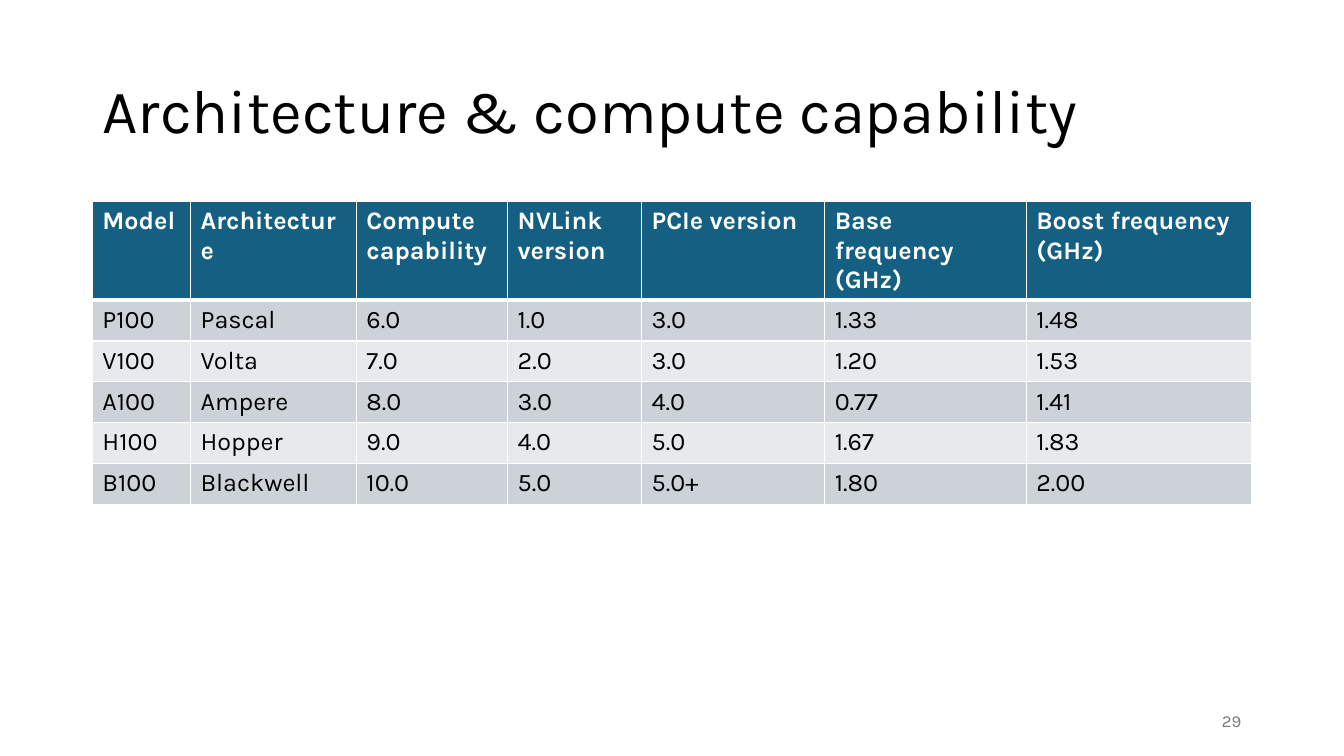
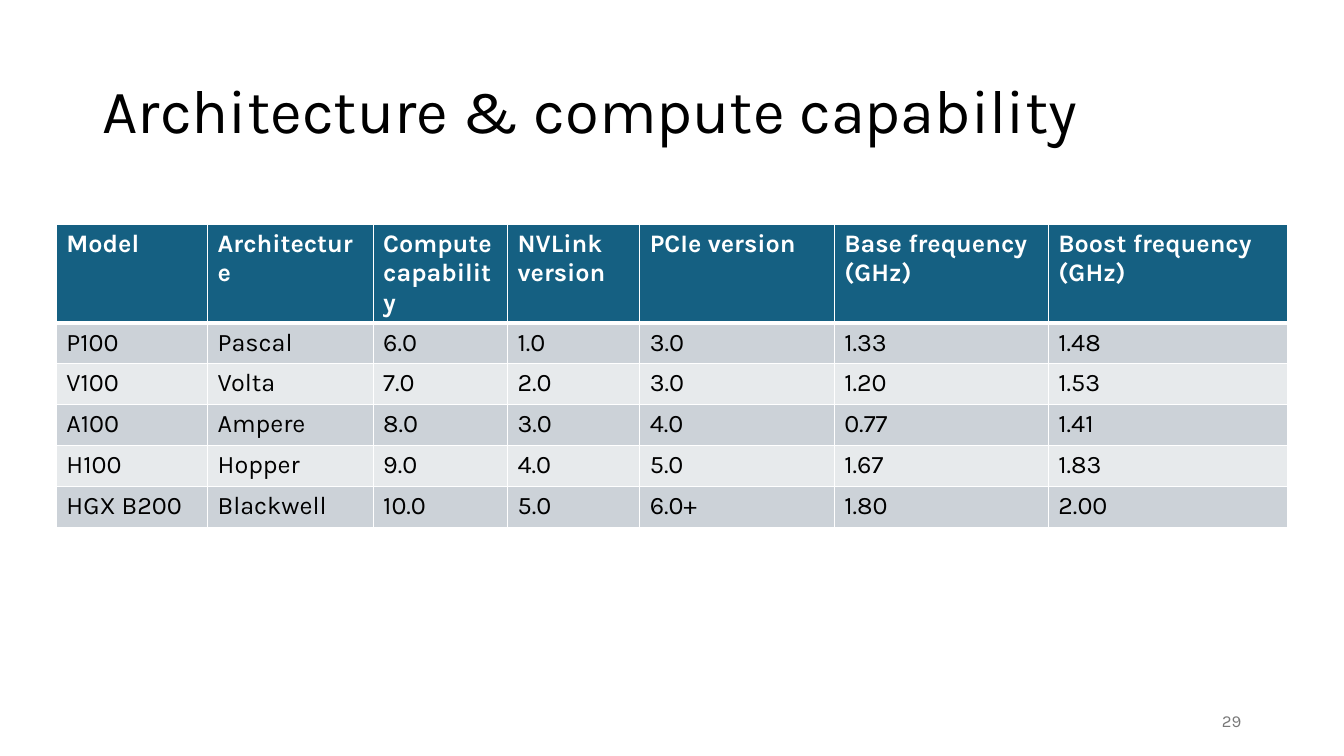
Before and after one commit to gjbex/Python-on-GPUs, a slide deck: slide 29 of python_on_gpus.pptx. Drawn at 1344x756 pixels with LibreOffice and Linux fonts; fonts in the diff are those of the drawing. Boxes give left, top, right and bottom in pixels: in the first picture for what was removed or moved away, otherwise in the second. Text is boxed around its words. In the diff, an @@ line names an element or a change of style, - is before the commit and + after.

```diff
--- a/python_on_gpus.pptx
+++ b/python_on_gpus.pptx
@@ table at <box>56,224,1287,519</box> @@
-row 6, column 1: B100
+row 6, column 1: HGX B200
-row 6, column 5: 5.0+
+row 6, column 5: 6.0+
@@ table: place and size @@
-table at <box>93,202,1252,496</box>
+table at <box>56,224,1287,519</box>
```
Also in this commit, not shown: 3 other slides changed.
